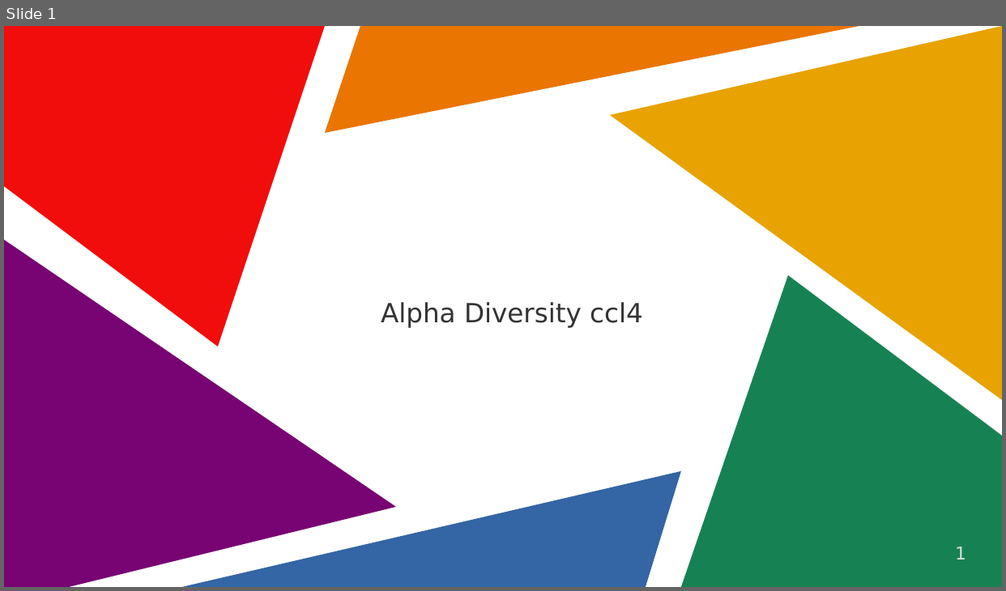
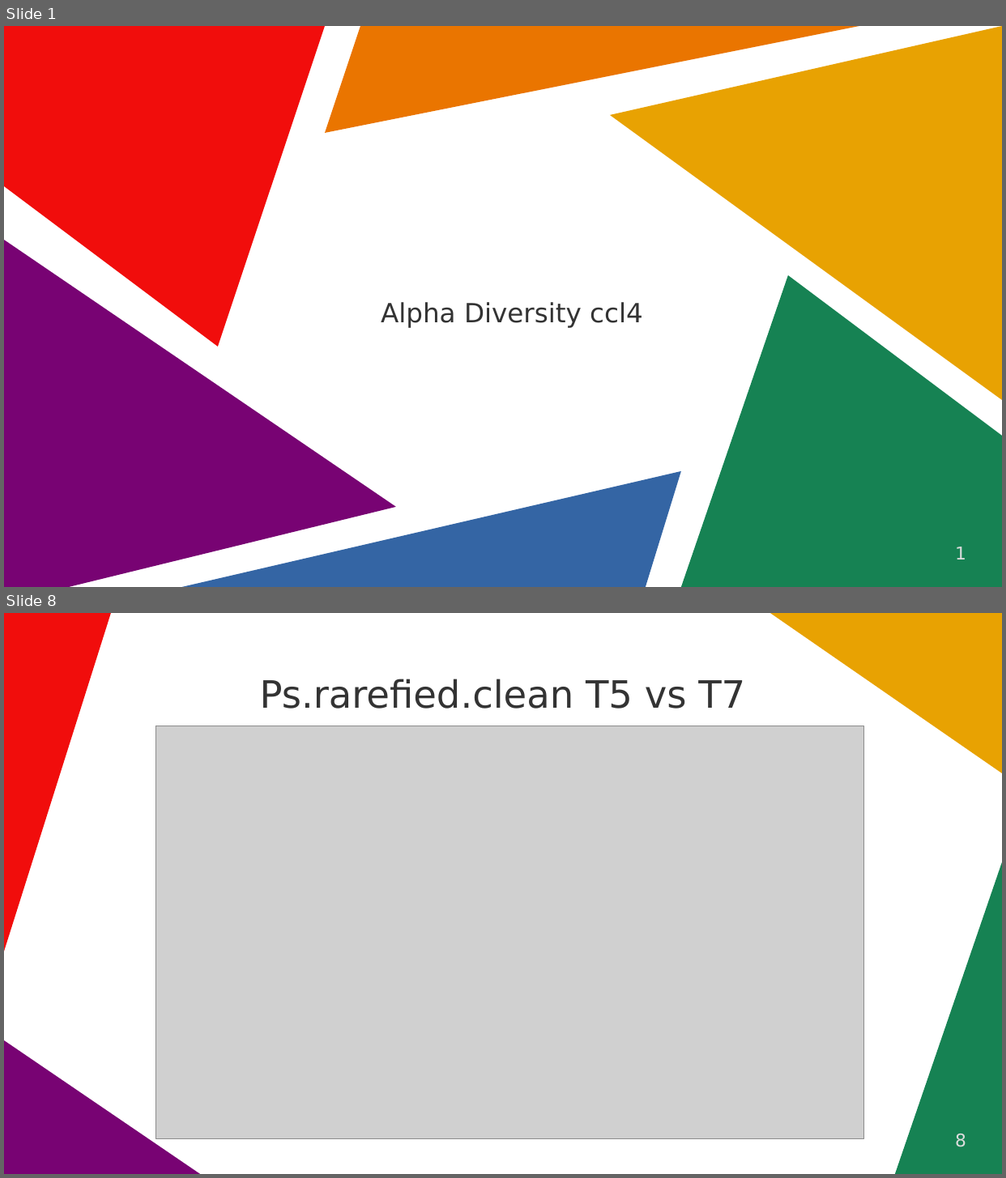
Before and after one commit to lolapsgp/Rats_HE_CCL4model, a slide deck: Comparisons_AlphaDiv_ccl4.pptx. Shown one above the other, each under a label of ours: slide 1 before the commit, slides 1 and 8 after it; the slides between them are not shown. The pictures are 1006x591 and 1006x1178 pixels, drawn with LibreOffice and Linux fonts; fonts in the diff are those of the drawing; grey boxes stand for pictures. Boxes give left, top, right and bottom in pixels: in the first picture for what was removed or moved away, otherwise in the second. Text is boxed around its words. In the diff, an @@ line names an element or a change of style, - is before the commit and + after.

```diff
--- a/Comparisons_AlphaDiv_ccl4.pptx
+++ b/Comparisons_AlphaDiv_ccl4.pptx
@@ slide 8 added at (4, 613, 1002, 1174), background #FFFFFF @@
@@ freeform shape added at (4, 613, 111, 952), fill #F10D0C @@
@@ freeform shape added at (770, 613, 1002, 773), fill #E8A202 @@
@@ title added at (260, 679, 745, 709), 30 pt, text #333333 @@
+Ps.rarefied.clean T5 vs T7
@@ picture added at (156, 726, 864, 1139) @@
@@ freeform shape added at (895, 863, 1002, 1174), fill #168253 @@
@@ freeform shape added at (4, 1041, 199, 1174), fill #780373 @@
@@ page number added at (955, 1134, 966, 1148), 14 pt, text #DDDDDD @@
+8
```
Also in this commit, not shown: 8 slides changed, 3 other slides added, 1 other file.
